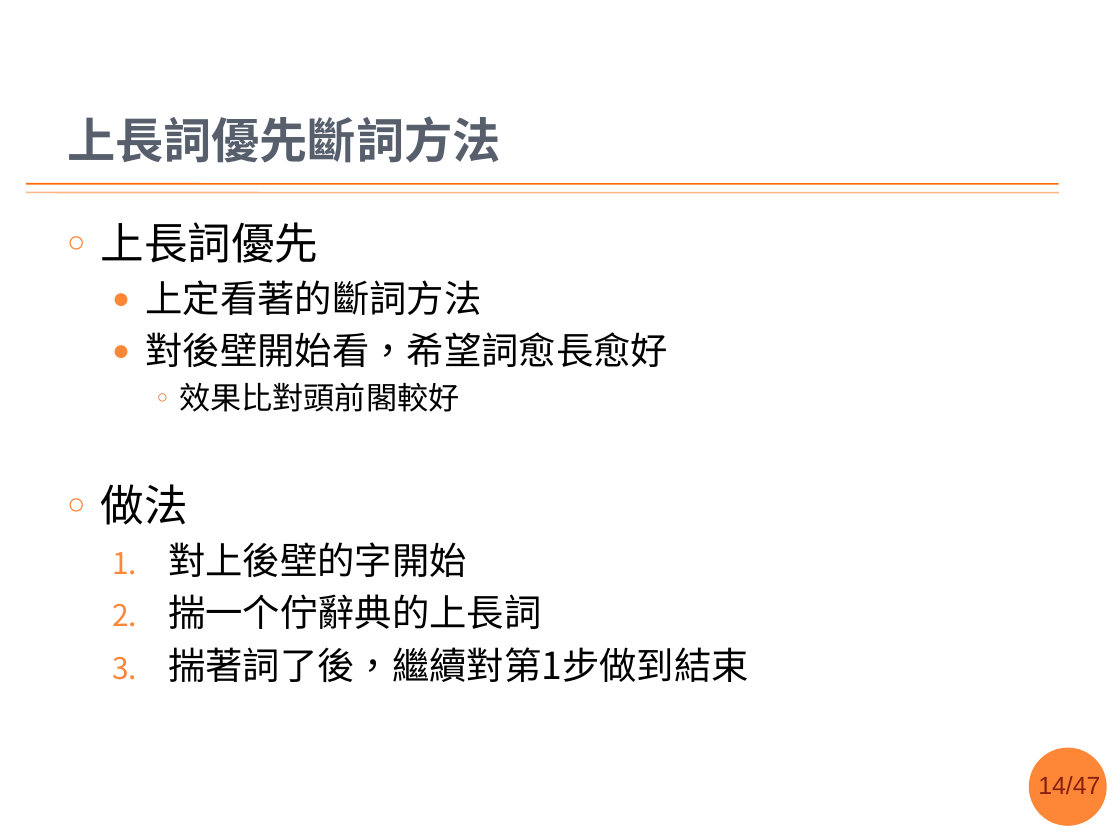
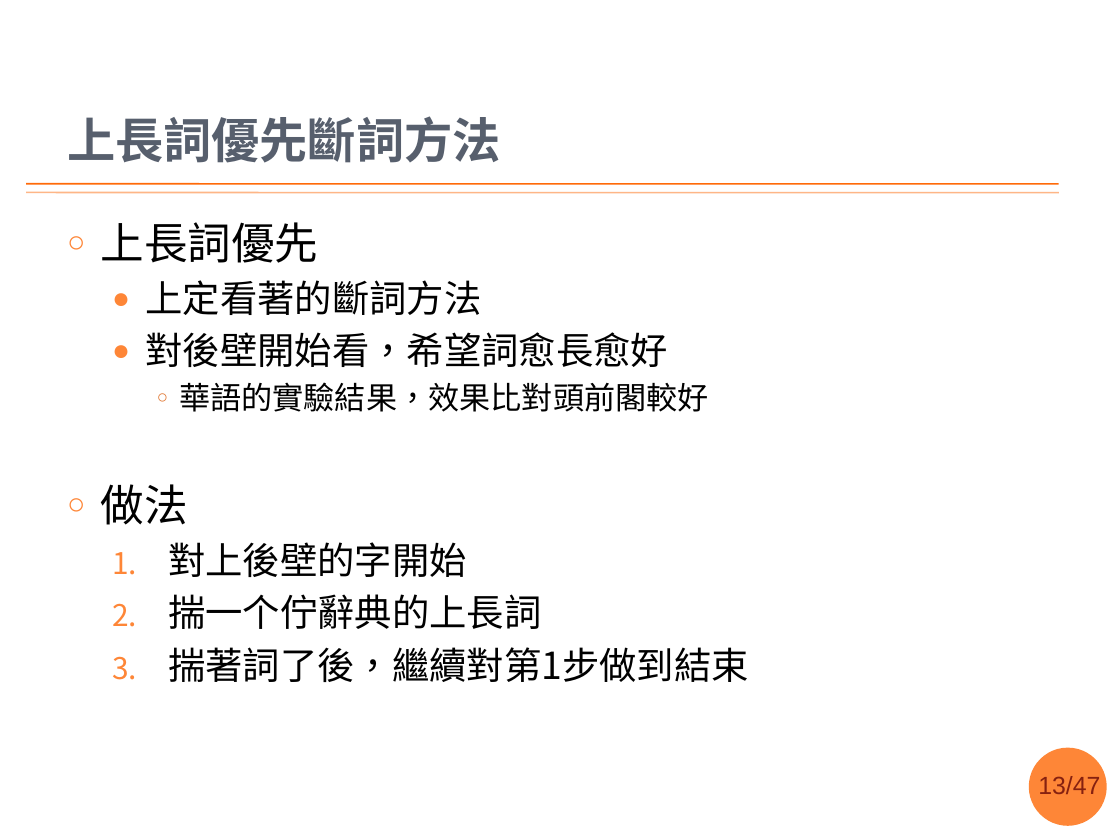
Before and after one commit to sih4sing5hong5/po3-ko3_tau5-iann2-phinn3, a slide deck: slide 13 of 翻譯報告.pptx (slide 14 before the commit). Drawn at 1120x840 pixels with LibreOffice and Linux fonts; fonts in the diff are those of the drawing; background and template pictures are left out. Boxes give left, top, right and bottom in pixels: in the first picture for what was removed or moved away, otherwise in the second. Text is boxed around its words. In the diff, an @@ line names an element or a change of style, - is before the commit and + after.

Commit message:
巡過一擺，主要改斷詞遐 丞宏

```diff
--- a/翻譯報告.pptx
+++ b/翻譯報告.pptx
@@ text at (179,382,709,412): text changed @@
-    ○ 效果比對頭前閣較好
+    ○ 華語的實驗結果，效果比對頭前閣較好
@@ page number at (1038,776,1100,794): text changed @@
-14/47
+13/47
```
Also in this commit, not shown: 11 other slides changed, 1 slide removed.
